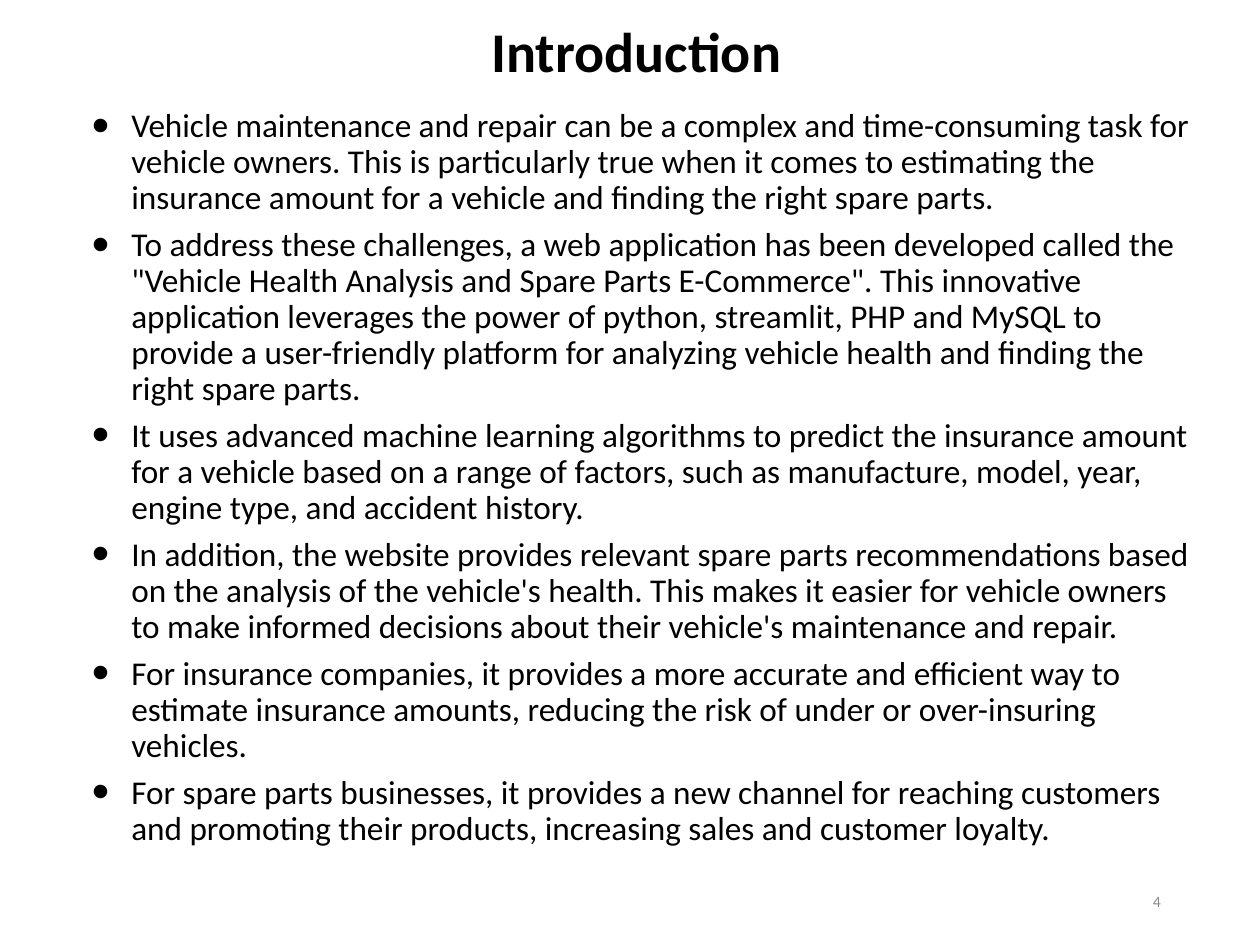
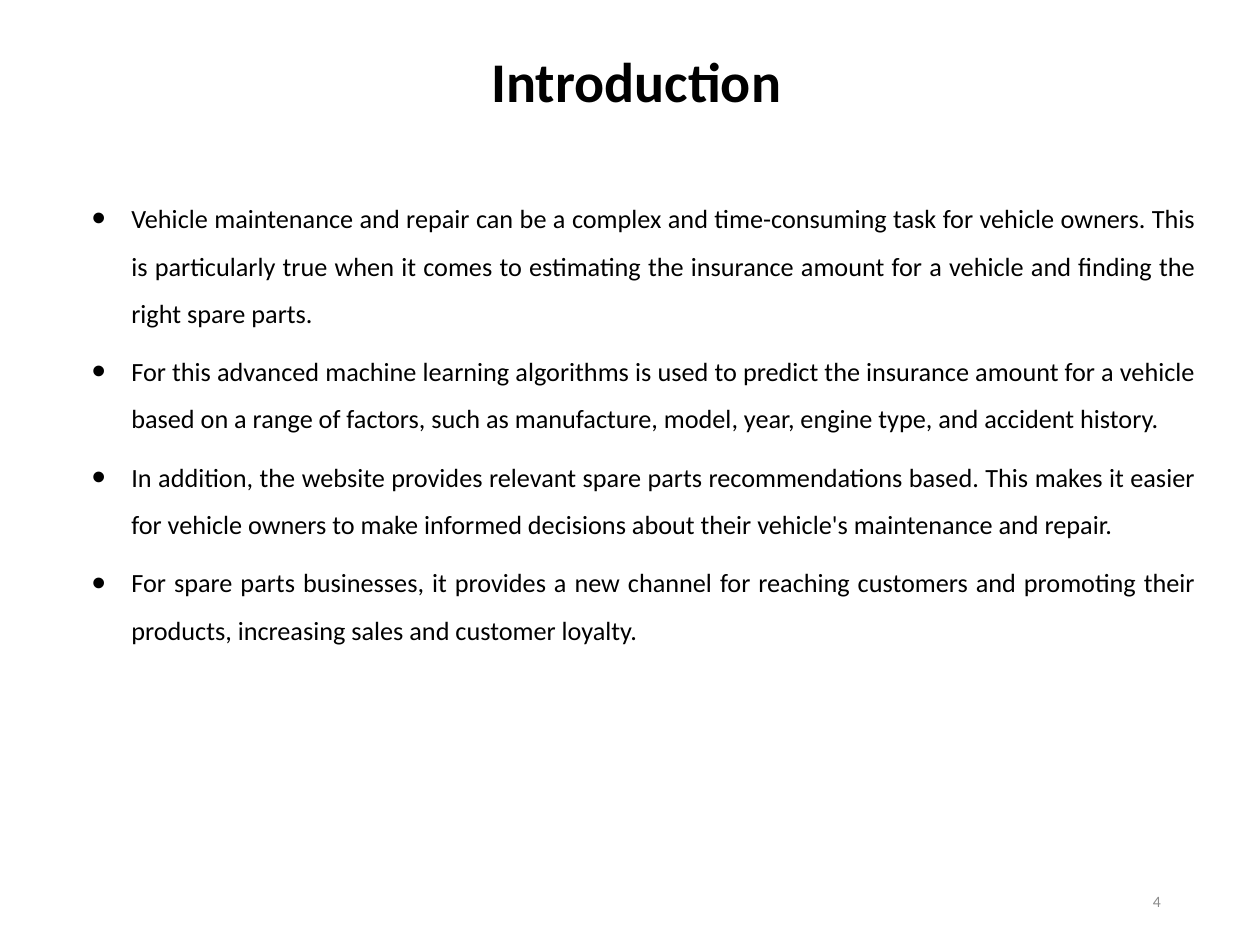
Before and after one commit to yuvrajsinghchauhan/Vehicle-Health-Analysis-and-Spare-Parts-E-Commerce, a slide deck: slide 4 of Review 2 ppt for Vehicle Health Analysis and Spare Parts E-Commerce.pptx. Drawn at 1260x945 pixels with LibreOffice and Linux fonts; fonts in the diff are those of the drawing. Boxes give left, top, right and bottom in pixels: in the first picture for what was removed or moved away, otherwise in the second. Text is boxed around its words. In the diff, an @@ line names an element or a change of style, - is before the commit and + after.

```diff
--- a/Review 2 ppt for Vehicle Health Analysis and Spare Parts E-Commerce.pptx
+++ b/Review 2 ppt for Vehicle Health Analysis and Spare Parts E-Commerce.pptx
@@ title "Introduction": place and size @@
-title "Introduction" at [491, 32, 781, 73]
+title "Introduction" at [491, 62, 781, 103]
@@ text "Vehicle maintenance and repair can ...": place and size @@
-text "Vehicle maintenance and repair can ..." at [131, 114, 1188, 846]
+text "Vehicle maintenance and repair can ..." at [131, 209, 1195, 645]
@@ text at [131, 209, 1195, 645]: size 19 to 15 pt in "Vehicle maintenance and repair can be a ...", "For spare parts businesses, it provides a ..."; alignment left to justified; line spacing 0.9 to 1.5 @@
@@ text at [131, 362, 1195, 539]: text changed; size 19 to 15 pt @@
-• To address these challenges, a web application has been developed called the "Vehicle Health Analysis and Spare Parts E-Commerce". This innovative application leverages the power of python, streamlit, PHP and MySQL to provide a user-friendly platform for analyzing vehicle health and finding the right spare parts.
-• It uses advanced machine learning algorithms to predict the insurance amount for a vehicle based on a range of factors, such as manufacture, model, year, engine type, and accident history.
-• In addition, the website provides relevant spare parts recommendations based on the analysis of the vehicle's health. This makes it easier for vehicle owners to make informed decisions about their vehicle's maintenance and repair.
-• For insurance companies, it provides a more accurate and efficient way to estimate insurance amounts, reducing the risk of under or over-insuring vehicles.
+• For this advanced machine learning algorithms is used to predict the insurance amount for a vehicle based on a range of factors, such as manufacture, model, year, engine type, and accident history.
+• In addition, the website provides relevant spare parts recommendations based. This makes it easier for vehicle owners to make informed decisions about their vehicle's maintenance and repair.
```
Also in this commit, not shown: 8 other slides changed, 2 other files.
